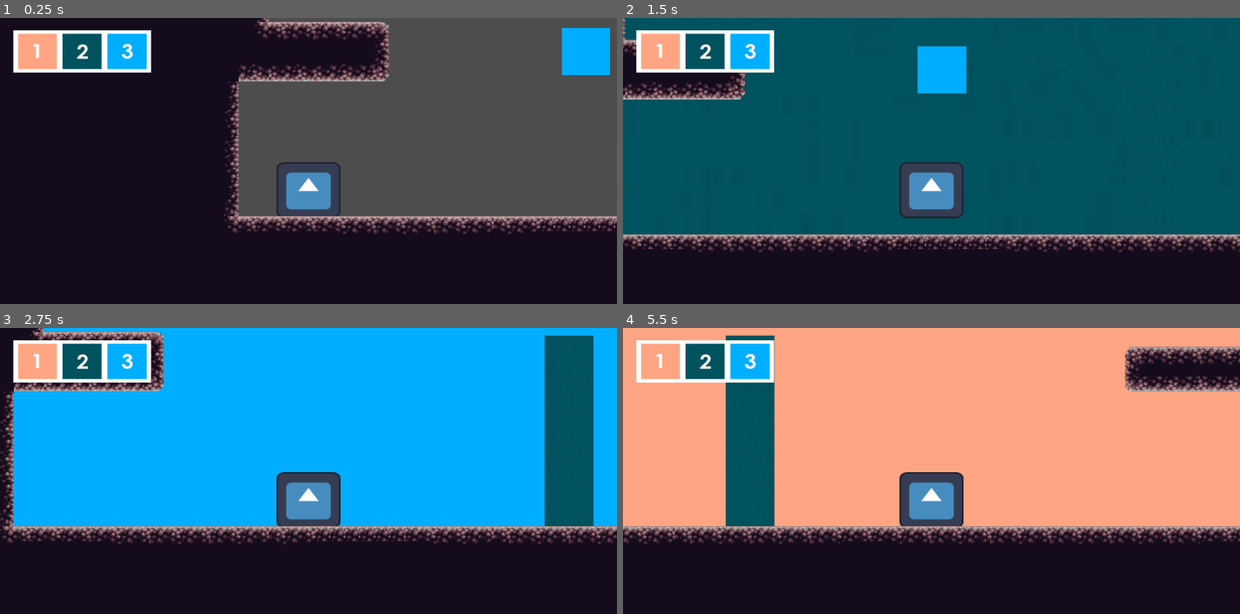
Above: before the commit, frames 1-4 (two rows, left to right).
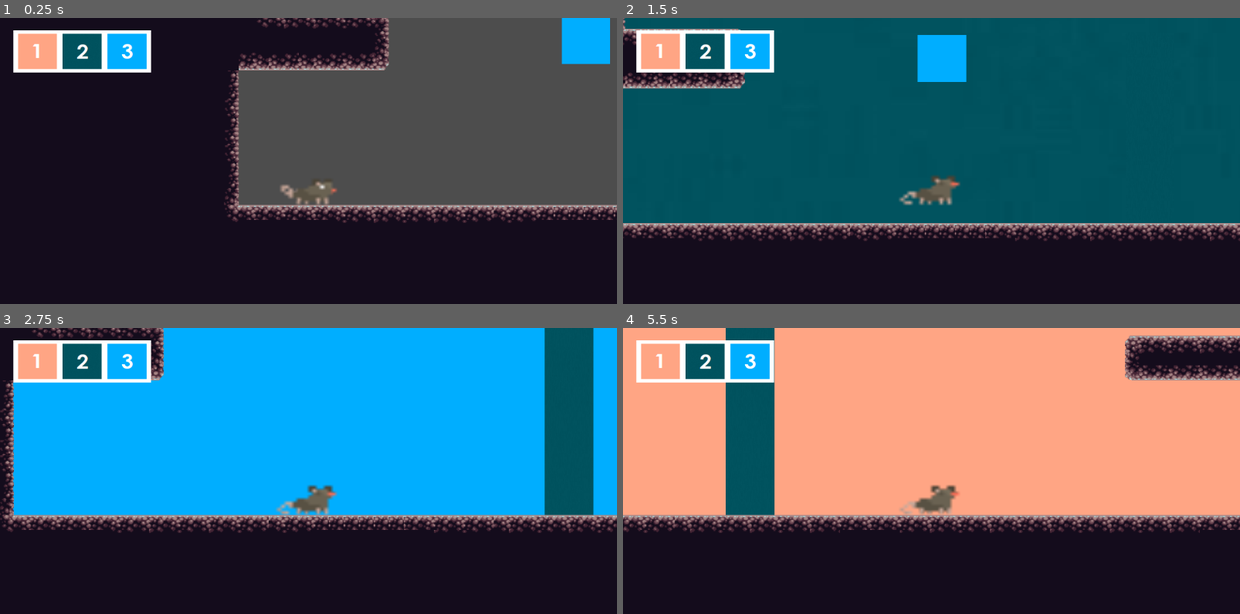
Above: after the commit, the same moments.

Repository: nattbc/proyecto_grupo_3
Game: Godot game, scene res://node_2d.tscn
The game is run twice, just before and just after one commit, with the same random seed, the same clock (stepped at 60 frames per second) and the same inputs. The engine's default icon, where the game draws it, is replaced by a stand-in: a white triangle on a blue panel in a dark square.
Inputs:
- Up to frame 1 (0.25 s): no input
- Up to frame 2 (1.5 s): hold 1 (press_1) 0.53-1.28 s; hold Right (move_right) from 0.53 s (still down); tap Up (move_up) at 0.77 s; tap 2 (press_2) at 1.35 s
- Up to frame 3 (2.75 s): tap Up (move_up) at 1.52 s; release Right (move_right) at 2.03 s; hold Left (move_left) from 2.03 s (still down); hold 3 (press_3) from 2.03 s (still down)
- Up to frame 4 (5.5 s): release Left (move_left) at 2.78 s; release 3 (press_3) at 2.78 s; hold Right (move_right) 2.78-4.28 s; tap 1 (press_1) at 2.85 s; tap Up (move_up) at 3.02, 3.77, 4.52 s; hold 2 (press_2) 3.53-4.28 s; hold Left (move_left) 4.28-5.03 s; tap 3 (press_3) at 4.35 s; hold Right (move_right) from 5.03 s (still down); hold 1 (press_1) from 5.03 s (still down)

The runs differ from the first frame. In frame 1, 9.8% of the frame differs, in the area x 36-100%, y 0-76%; in frame 2, 12%; in frame 3, 12%; in frame 4, 12%, in the area x 0-100%, y 0-76%.

Commit message:
empezamos con el sprite de larry

Diff:
--- a/larry.tscn
+++ b/larry.tscn
@@ -1,19 +1,134 @@
-[gd_scene load_steps=4 format=3 uid="uid://d3qauveajni5r"]
+[gd_scene load_steps=7 format=3 uid="uid://d3qauveajni5r"]
 
 [ext_resource type="Script" path="res://larry.gd" id="1_nax62"]
-[ext_resource type="Texture2D" uid="uid://kpmv7c13m4mb" path="res://icon.svg" id="2_srhr8"]
+[ext_resource type="Texture2D" uid="uid://dn2i1vd7xug1d" path="res://grat/quieta_der.png" id="2_bv5df"]
 
 [sub_resource type="RectangleShape2D" id="RectangleShape2D_ir788"]
-size = Vector2(67, 59)
+size = Vector2(65, 28)
+
+[sub_resource type="Animation" id="Animation_rfy00"]
+resource_name = "quieta_der"
+tracks/0/type = "value"
+tracks/0/imported = false
+tracks/0/enabled = true
+tracks/0/path = NodePath("Sprite2D:texture")
+tracks/0/interp = 1
+tracks/0/loop_wrap = true
+tracks/0/keys = {
+"times": PackedFloat32Array(0),
+"transitions": PackedFloat32Array(1),
+"update": 1,
+"values": [ExtResource("2_bv5df")]
+}
+tracks/1/type = "value"
+tracks/1/imported = false
+tracks/1/enabled = true
+tracks/1/path = NodePath("Sprite2D:hframes")
+tracks/1/interp = 1
+tracks/1/loop_wrap = true
+tracks/1/keys = {
+"times": PackedFloat32Array(0),
+"transitions": PackedFloat32Array(1),
+"update": 1,
+"values": [10]
+}
+tracks/2/type = "value"
+tracks/2/imported = false
+tracks/2/enabled = true
+tracks/2/path = NodePath("Sprite2D:vframes")
+tracks/2/interp = 1
+tracks/2/loop_wrap = true
+tracks/2/keys = {
+"times": PackedFloat32Array(0),
+"transitions": PackedFloat32Array(1),
+"update": 1,
+"values": [1]
+}
+tracks/3/type = "value"
+tracks/3/imported = false
+tracks/3/enabled = true
+tracks/3/path = NodePath("Sprite2D:frame")
+tracks/3/interp = 1
+tracks/3/loop_wrap = true
+tracks/3/keys = {
+"times": PackedFloat32Array(0, 0.1, 0.2, 0.3, 0.4, 0.5, 0.6, 0.7, 0.8),
+"transitions": PackedFloat32Array(1, 1, 1, 1, 1, 1, 1, 1, 1),
+"update": 1,
+"values": [0, 1, 2, 3, 4, 5, 6, 7, 8]
+}
+
+[sub_resource type="Animation" id="Animation_emf2l"]
+length = 0.001
+tracks/0/type = "value"
+tracks/0/imported = false
+tracks/0/enabled = true
+tracks/0/path = NodePath("Sprite2D:texture")
+tracks/0/interp = 1
+tracks/0/loop_wrap = true
+tracks/0/keys = {
+"times": PackedFloat32Array(0),
+"transitions": PackedFloat32Array(1),
+"update": 1,
+"values": [ExtResource("2_bv5df")]
+}
+tracks/1/type = "value"
+tracks/1/imported = false
+tracks/1/enabled = true
+tracks/1/path = NodePath("Sprite2D:hframes")
+tracks/1/interp = 1
+tracks/1/loop_wrap = true
+tracks/1/keys = {
+"times": PackedFloat32Array(0),
+"transitions": PackedFloat32Array(1),
+"update": 1,
+"values": [10]
+}
+tracks/2/type = "value"
+tracks/2/imported = false
+tracks/2/enabled = true
+tracks/2/path = NodePath("Sprite2D:vframes")
+tracks/2/interp = 1
+tracks/2/loop_wrap = true
+tracks/2/keys = {
+"times": PackedFloat32Array(0),
+"transitions": PackedFloat32Array(1),
+"update": 1,
+"values": [1]
+}
+tracks/3/type = "value"
+tracks/3/imported = false
+tracks/3/enabled = true
+tracks/3/path = NodePath("Sprite2D:frame")
+tracks/3/interp = 1
+tracks/3/loop_wrap = true
+tracks/3/keys = {
+"times": PackedFloat32Array(0),
+"transitions": PackedFloat32Array(1),
+"update": 1,
+"values": [0]
+}
+
+[sub_resource type="AnimationLibrary" id="AnimationLibrary_23pc6"]
+_data = {
+"RESET": SubResource("Animation_emf2l"),
+"quieta_der": SubResource("Animation_rfy00")
+}
 
 [node name="larry" type="CharacterBody2D"]
 script = ExtResource("1_nax62")
 
 [node name="Sprite2D" type="Sprite2D" parent="."]
 position = Vector2(3.8147e-06, -0.999995)
-scale = Vector2(0.539063, 0.46875)
-texture = ExtResource("2_srhr8")
+scale = Vector2(4.17891, 3.36274)
+texture = ExtResource("2_bv5df")
+hframes = 10
 
 [node name="CollisionShape2D" type="CollisionShape2D" parent="."]
-position = Vector2(0.5, -2.5)
+position = Vector2(-0.5, 1)
 shape = SubResource("RectangleShape2D_ir788")
+
+[node name="AnimationPlayer" type="AnimationPlayer" parent="."]
+autoplay = "quieta_der"
+libraries = {
+"": SubResource("AnimationLibrary_23pc6")
+}
--- a/node_2d.tscn
+++ b/node_2d.tscn
@@ -258,14 +258,14 @@
 
 [node name="verde2" parent="." instance=ExtResource("5_u4lds")]
 position = Vector2(1200, 546)
-scale = Vector2(0.3, 0.3)
+scale = Vector2(0.305727, 0.376425)
 collision_layer = 4
 collision_mask = 0
 script = ExtResource("6_rft67")
 
 [node name="verde2" parent="verde2" instance=ExtResource("5_u4lds")]
 position = Vector2(-2196.67, -1120)
-scale = Vector2(0.3, 1)
+scale = Vector2(-0.28009, 0.81965)
 collision_layer = 4
 collision_mask = 0
 script = ExtResource("6_rft67")
@@ -293,9 +293,15 @@
 collision_layer = 8
 collision_mask = 0
 
+[node name="EstrellaAmarilla" type="Sprite2D" parent="."]
+position = Vector2(1016.5, -39.5)
+scale = Vector2(0.0307996, 0.0295007)
+texture = ExtResource("12_1vrf8")
+
 [node name="larry" parent="." instance=ExtResource("1_6ulmk")]
 position = Vector2(10, 527)
 collision_mask = 7
+metadata/_edit_group_ = true
 
 [node name="RemoteTransform2D" type="RemoteTransform2D" parent="larry"]
 remote_path = NodePath("../../Camera2D")
@@ -322,8 +328,3 @@
 position = Vector2(74.4375, 23)
 scale = Vector2(0.476438, 0.438679)
 texture = ExtResource("10_cbf0r")
-
-[node name="EstrellaAmarilla" type="Sprite2D" parent="."]
-position = Vector2(1016.5, -39.5)
-scale = Vector2(0.0343333, 0.0323333)
-texture = ExtResource("12_1vrf8")
Binary file added: grat/asd.png
Not shown, added: grat/asd.png.import
Binary file added: grat/corre_der.png
Not shown, added: grat/corre_der.png.import
Binary file added: grat/corre_izq.png
Not shown, added: grat/corre_izq.png.import
Binary file added: grat/quieta_der.png
Not shown, added: grat/quieta_der.png.import
Binary file added: grat/quieta_izq.png
Not shown, added: grat/quieta_izq.png.import
Binary file removed: grat/rata1.gif
Binary file removed: grat/rata2.gif
(and 6 more such lines)
